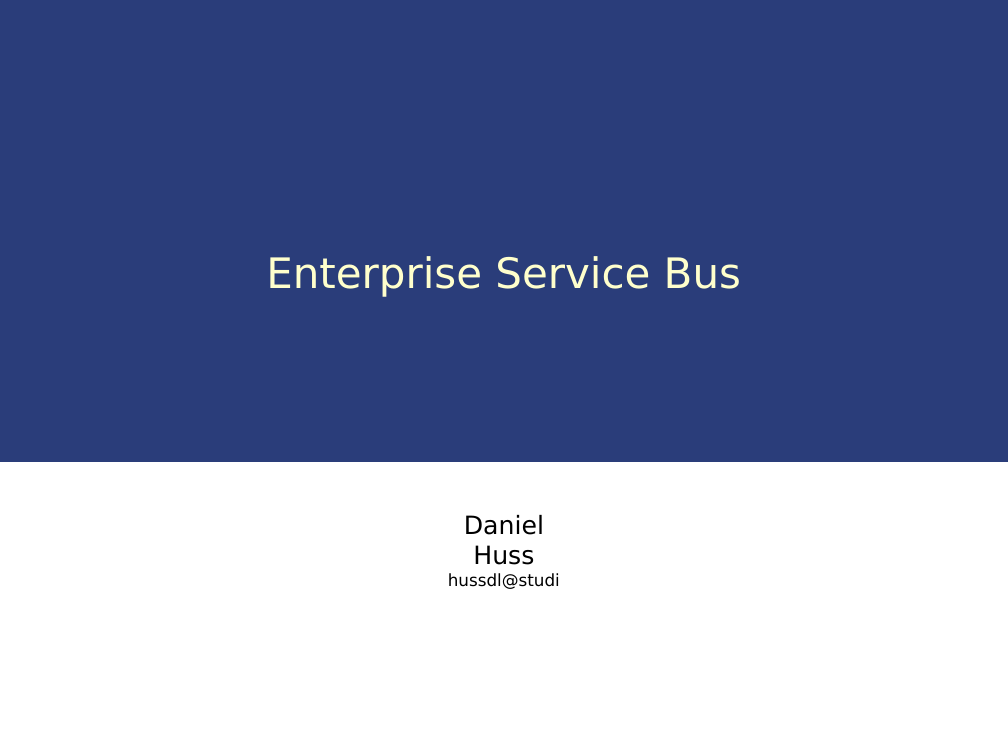
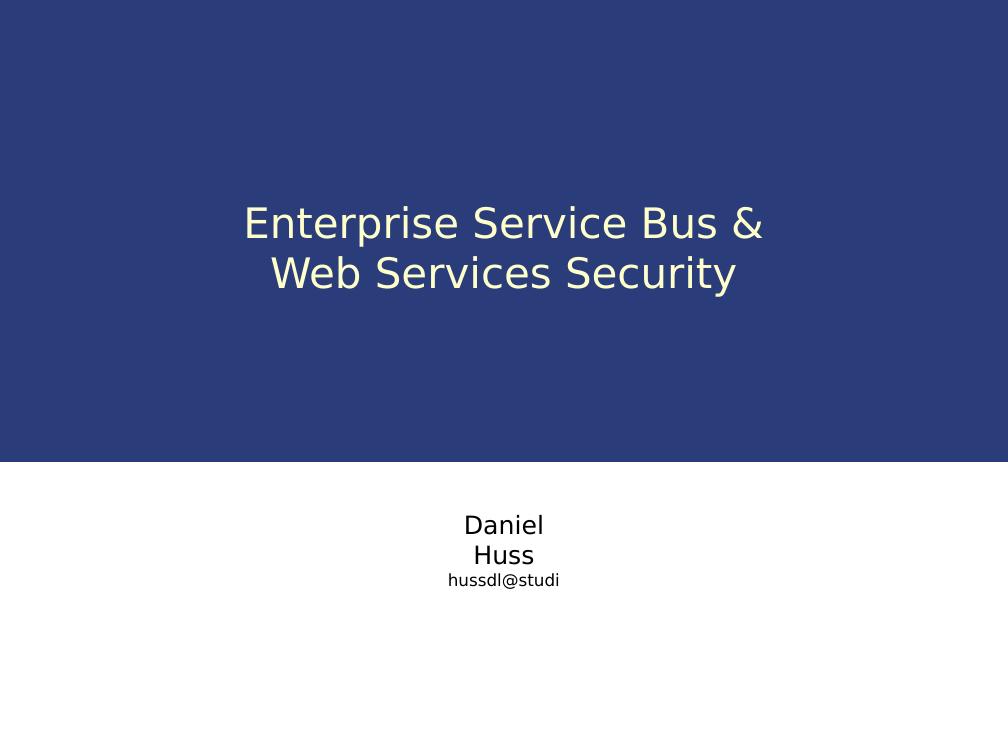
Before and after one commit to IAAS/decidr, a slide deck: slide 1 of seminars/dh/Enterprise Service Bus.ppt. Drawn at 1008x756 pixels with LibreOffice and Linux fonts; fonts in the diff are those of the drawing. Boxes give left, top, right and bottom in pixels: in the first picture for what was removed or moved away, otherwise in the second. Text is boxed around its words. In the diff, an @@ line names an element or a change of style, - is before the commit and + after.

```diff
--- a/seminars/dh/Enterprise Service Bus.ppt
+++ b/seminars/dh/Enterprise Service Bus.ppt
@@ title at box(243, 206, 737, 297): text changed @@
-Enterprise Service Bus
+Enterprise Service Bus &
+Web Services Security
```
Also in this commit, not shown: 2 other slides changed, 21 slides added.
